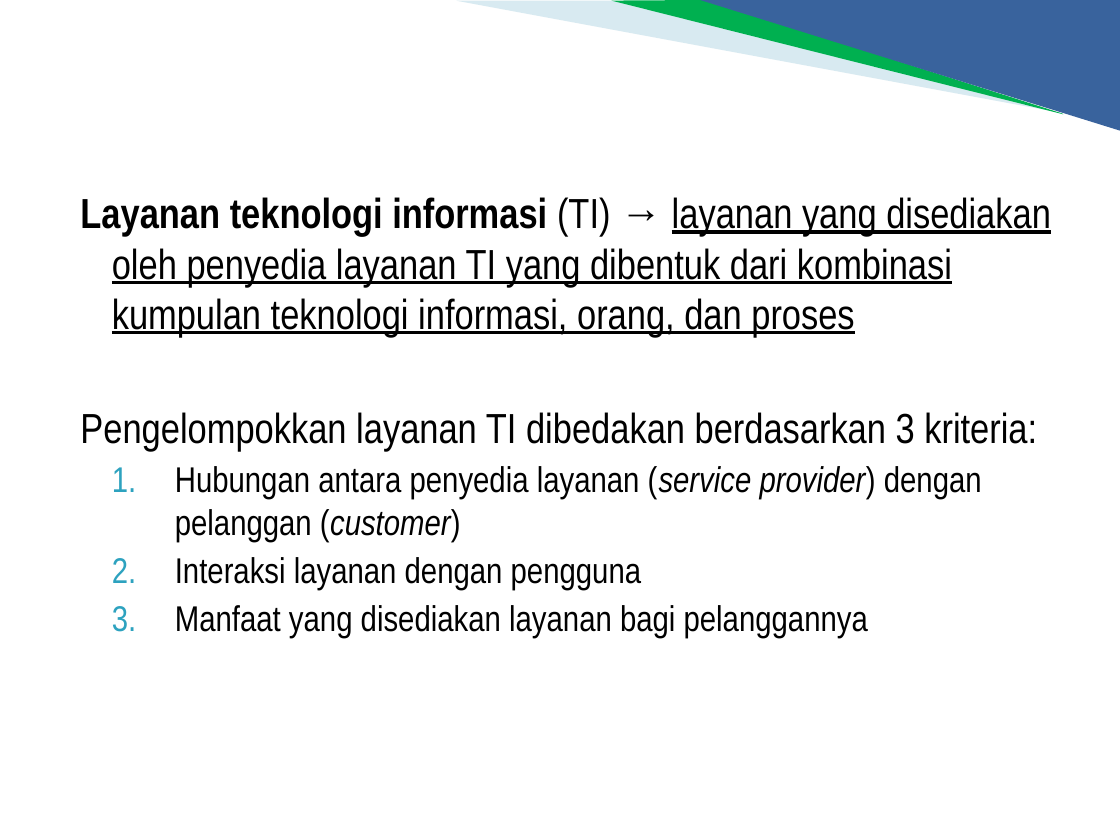
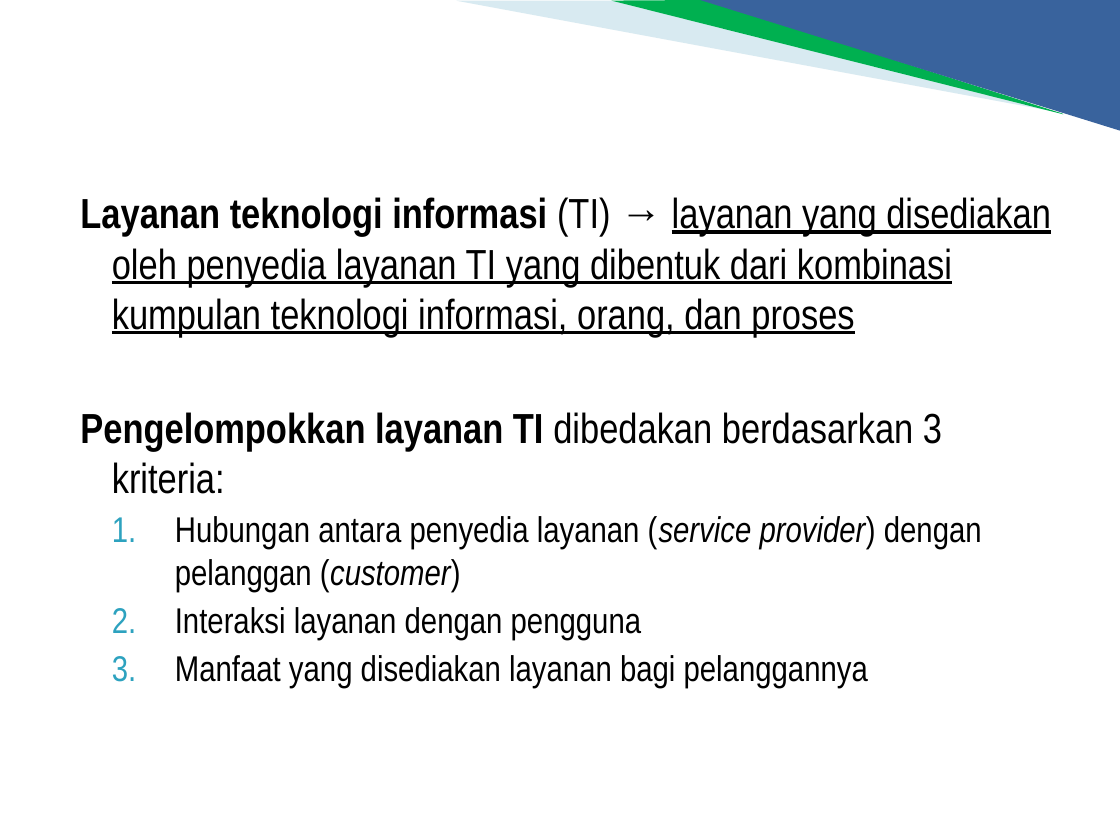
Before and after one commit to soffanderson/materi-pppk, a slide deck: slide 7 of Konsep Dasar Layanan IT/Konsep Dasar Layanan IT.ppt. Drawn at 1120x840 pixels with LibreOffice and Linux fonts; fonts in the diff are those of the drawing; background and template pictures are left out. Boxes give left, top, right and bottom in pixels: in the first picture for what was removed or moved away, otherwise in the second. Text is boxed around its words. In the diff, an @@ line names an element or a change of style, - is before the commit and + after.

```diff
--- a/Konsep Dasar Layanan IT/Konsep Dasar Layanan IT.ppt
+++ b/Konsep Dasar Layanan IT/Konsep Dasar Layanan IT.ppt
@@ text at bbox=[80, 412, 942, 494]: bold on in "Pengelompokkan layanan TI" @@
```
Also in this commit, not shown: 5 other slides changed, 24 other files.
